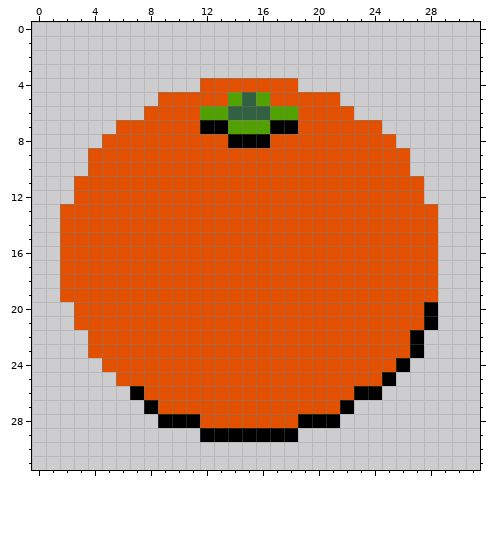
One commit to this pixel-art sprite: static/orange32.png. Above, as it was before the edit.
The file is 32x32 pixels.
After the commit:
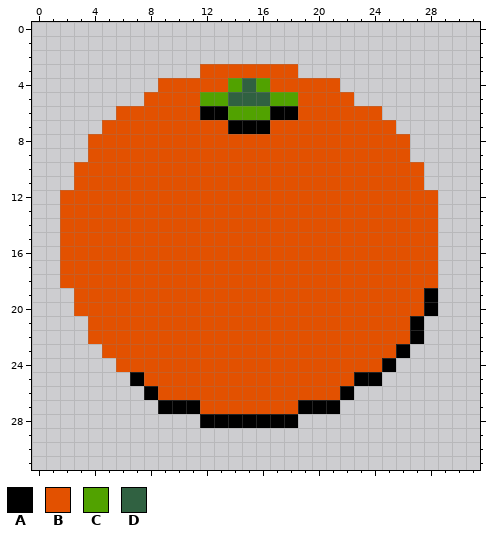
Palette (. is transparent): A #000000  B #e35100  C #51a200  D #306141
Change:
@@ x 0..31 @@
  2 ................................
- 3 ................................
- 4 ............BBBBBBB.............
- 5 .........BBBBBCDCBBBBB..........
- 6 ........BBBBCCDDDCCBBBB.........
- 7 ......BBBBBBAACCCAABBBBBB.......
- 8 .....BBBBBBBBBAAABBBBBBBBB......
+ 3 ............BBBBBBB.............
+ 4 .........BBBBBCDCBBBBB..........
+ 5 ........BBBBCCDDDCCBBBB.........
+ 6 ......BBBBBBAACCCAABBBBBB.......
+ 7 .....BBBBBBBBBAAABBBBBBBBB......
+ 8 ....BBBBBBBBBBBBBBBBBBBBBBB.....
  9 ....BBBBBBBBBBBBBBBBBBBBBBB.....
-10 ....BBBBBBBBBBBBBBBBBBBBBBB.....
+10 ...BBBBBBBBBBBBBBBBBBBBBBBBB....
 11 ...BBBBBBBBBBBBBBBBBBBBBBBBB....
-12 ...BBBBBBBBBBBBBBBBBBBBBBBBB....
+12 ..BBBBBBBBBBBBBBBBBBBBBBBBBBB...
 13 ..BBBBBBBBBBBBBBBBBBBBBBBBBBB...
@@ x 0..31 @@
 18 ..BBBBBBBBBBBBBBBBBBBBBBBBBBB...
-19 ..BBBBBBBBBBBBBBBBBBBBBBBBBBB...
+19 ...BBBBBBBBBBBBBBBBBBBBBBBBBA...
 20 ...BBBBBBBBBBBBBBBBBBBBBBBBBA...
-21 ...BBBBBBBBBBBBBBBBBBBBBBBBBA...
+21 ....BBBBBBBBBBBBBBBBBBBBBBBA....
 22 ....BBBBBBBBBBBBBBBBBBBBBBBA....
-23 ....BBBBBBBBBBBBBBBBBBBBBBBA....
-24 .....BBBBBBBBBBBBBBBBBBBBBA.....
-25 ......BBBBBBBBBBBBBBBBBBBA......
-26 .......ABBBBBBBBBBBBBBBAA.......
-27 ........ABBBBBBBBBBBBBA.........
-28 .........AAABBBBBBBAAA..........
-29 ............AAAAAAA.............
+23 .....BBBBBBBBBBBBBBBBBBBBBA.....
+24 ......BBBBBBBBBBBBBBBBBBBA......
+25 .......ABBBBBBBBBBBBBBBAA.......
+26 ........ABBBBBBBBBBBBBA.........
+27 .........AAABBBBBBBAAA..........
+28 ............AAAAAAA.............
+29 ................................
 30 ................................
Where, in picture pixels (left, top, right, bottom), the same in both pictures:
changed: (60, 64, 438, 204)
changed: (60, 288, 438, 442)
